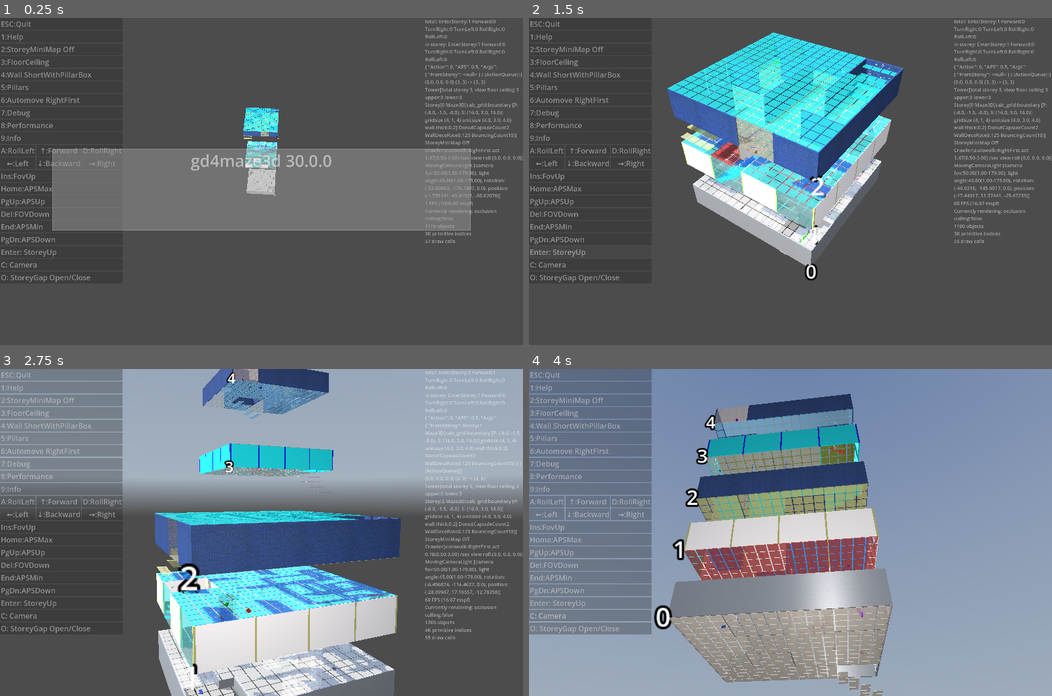
Above: before the commit, frames 1-4 (two rows, left to right).
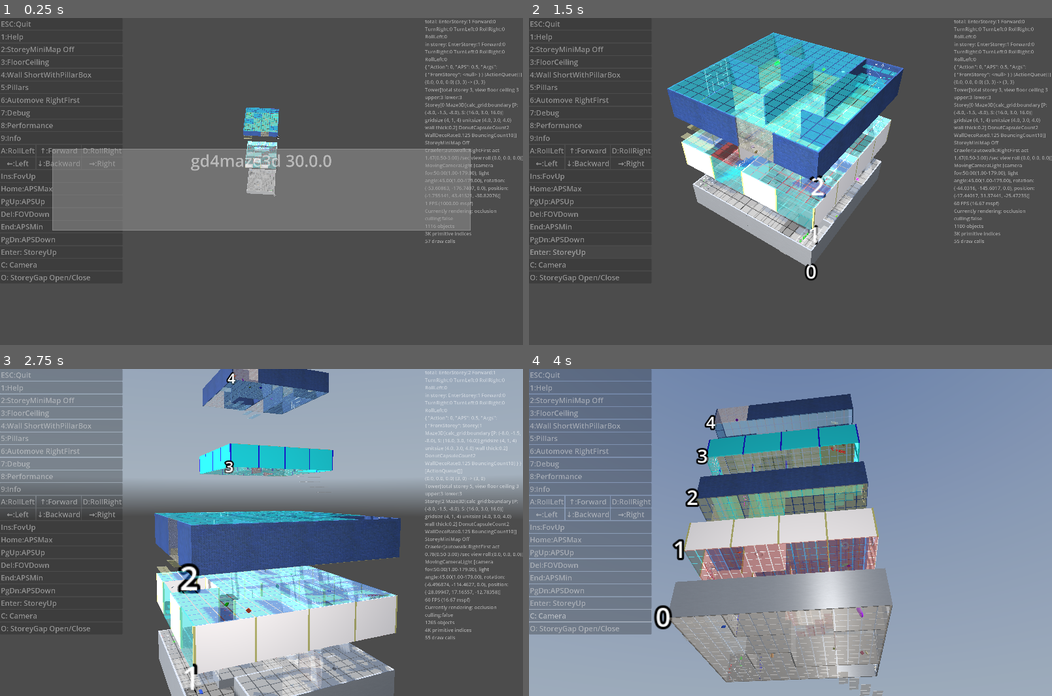
Above: after the commit, the same moments.

Repository: kasworld/gd4maze3d
Game: Godot game, scene res://main.tscn
The game is run twice, just before and just after one commit, with the same random seed, the same clock (stepped at 60 frames per second) and the same inputs. A sky picture missing from this copy of the repository is replaced by a grey-blue gradient.
Inputs (mouse positions are in pixels of both pictures, inside the frame that each line leads up to):
- Up to frame 1 (0.25 s): no input
- Up to frame 2 (1.5 s): click "Enter: StoreyUp" at 0.5 s; click "Enter: StoreyUp" at 1.25 s
- Up to frame 3 (2.75 s): tap Enter at 2 s; move the mouse to (376, 516) at 2.02 s; hold Right from 2.03 s (still down); tap Q at 2.1 s; click (376, 516) at 2.17 s
- Up to frame 4 (4 s): move the mouse to (685, 548) at 2.77 s; release Right at 2.78 s; hold Down 2.78-3.53 s; tap E at 2.85 s; move the mouse to (842, 460) at 3.52 s; hold Right from 3.53 s (still down); tap 1 at 3.6 s

The runs differ from the first frame. In frame 1, 0.8% of the frame differs, in the area x 46-54%, y 27-53%; in frame 2, 11%, in the area x 26-71%, y 4-73%; in frame 3, 9.3%; in frame 4, 6.6%.

Commit message:
change MakeMultiMeshColorMaterial arg

Diff:
--- a/maze_3d/maze_3d.gd
+++ b/maze_3d/maze_3d.gd
@@ -82,10 +82,10 @@
 
 func init_floor_ceiling(grid_count :Vector2i, height :float, size_rate :float, co_floor :Color, co_ceiling :Color) -> Maze3D:
 	var net_size :Vector2 = PreCalced.SizeWithWallV2
-	$Floor.init_tile_grid_with_box( Vector3(net_size.x, net_size.y, height), grid_count, size_rate, co_floor)
+	$Floor.init_tile_grid_with_box( Vector3(net_size.x, net_size.y, height), grid_count, size_rate, co_floor, true)
 	$Floor.rotation.x = PI/2
 	$Floor.position.y -= calc_grid.unit_size.y/2 +height/2
-	$Ceiling.init_tile_grid_with_box(Vector3(net_size.x, net_size.y, height), grid_count, size_rate, co_ceiling)
+	$Ceiling.init_tile_grid_with_box(Vector3(net_size.x, net_size.y, height), grid_count, size_rate, co_ceiling, true)
 	$Ceiling.rotation.x = PI/2
 	$Ceiling.position.y += calc_grid.unit_size.y/2 +height/2
 	return self
--- a/multi_mesh_shape/multi_mesh_shape.gd
+++ b/multi_mesh_shape/multi_mesh_shape.gd
@@ -2,14 +2,11 @@
 class_name MultiMeshShape
 
 ## for multimesh use only
-static func MakeMultiMeshColorMaterial(alpha :float = 1.0) -> StandardMaterial3D:
+static func MakeMultiMeshColorMaterial(transparent :bool = false, co :Color = Color.WHITE) -> StandardMaterial3D:
 	var mat := StandardMaterial3D.new()
 	# draw call 이 TRANSPARENCY_ALPHA 인 경우만 줄어든다. 버그인가?
-	if alpha >= 1.0:
-		mat.transparency = BaseMaterial3D.TRANSPARENCY_DISABLED
-	else:
-		mat.transparency = BaseMaterial3D.TRANSPARENCY_ALPHA
-	mat.albedo_color = Color(Color.WHITE,alpha)
+	mat.transparency = BaseMaterial3D.TRANSPARENCY_ALPHA if transparent else BaseMaterial3D.TRANSPARENCY_DISABLED
+	mat.albedo_color = co # Color.WHITE #Color(Color.WHITE,transparent)
 	mat.vertex_color_use_as_albedo = true
 
 	#mat.metallic = 1.0
@@ -21,13 +18,13 @@
 
 # example usage ################################################################
 
-func init_집중선(r :float, start:float, end:float, depth :float, count :int, co :Color, alpha :float = 1.0) -> MultiMeshShape:
+func init_집중선(r :float, start:float, end:float, depth :float, count :int, co :Color, transparent :bool = false) -> MultiMeshShape:
 	var 구분선 := BoxMesh.new()
 	var 길이 := r*(end-start)
 	구분선.size = Vector3(길이, depth/10, depth )
 	var cell각도 := 2.0*PI / count
 	var radius := r-길이/2
-	구분선.material = MakeMultiMeshColorMaterial(alpha)
+	구분선.material = MakeMultiMeshColorMaterial(transparent)
 	init_with_color_mesh(구분선, count)
 	for i in count:
 		var rad := cell각도 *i + cell각도/2
@@ -37,10 +34,10 @@
 		set_inst_color(i, co)
 	return self
 
-func init_bar_gauge_y(count :int, sz :Vector3, co1 :Color, co2 :Color, alpha :float = 1.0, gaprate :float = 0.1) -> MultiMeshShape:
+func init_bar_gauge_y(count :int, sz :Vector3, co1 :Color, co2 :Color, transparent :bool = false, gaprate :float = 0.1) -> MultiMeshShape:
 	var mesh := BoxMesh.new()
 	mesh.size = Vector3(sz.x, sz.y / count * (1-gaprate) , sz.z)
-	mesh.material = MakeMultiMeshColorMaterial(alpha)
+	mesh.material = MakeMultiMeshColorMaterial(transparent)
 	init_with_color_mesh(mesh, count)
 	for i in count:
 		var rate := (i as float) / (count as float)
@@ -49,9 +46,9 @@
 		set_inst_color(i, lerp(co1, co2, rate) )
 	return self
 
-func init_wire_box(box_size :Vector3, wire_width :float, co :Color, alpha :float = 1.0) -> MultiMeshShape:
+func init_wire_box(box_size :Vector3, wire_width :float, co :Color, transparent :bool = false) -> MultiMeshShape:
 	var mesh := BoxMesh.new()
-	mesh.material = MakeMultiMeshColorMaterial(alpha)
+	mesh.material = MakeMultiMeshColorMaterial(transparent)
 	init_with_color_mesh(mesh, 12, false)
 	set_color_all(co)
 	var wire_scale := Vector3(wire_width, wire_width, box_size.z)
@@ -84,9 +81,9 @@
 			i += 1
 	return self
 
-func init_spheres_by_point_list(point_list :Array, point_radius :float, co :Color, alpha :float = 1.0) -> MultiMeshShape:
+func init_spheres_by_point_list(point_list :Array, point_radius :float, co :Color, transparent :bool = false) -> MultiMeshShape:
 	var sp_mesh := SphereMesh.new()
-	sp_mesh.material = MakeMultiMeshColorMaterial(alpha)
+	sp_mesh.material = MakeMultiMeshColorMaterial(transparent)
 	sp_mesh.radius = point_radius
 	sp_mesh.height = point_radius*2
 	return init_meshs_by_point_list(sp_mesh, point_list, co)
@@ -98,9 +95,9 @@
 		multimesh.set_instance_transform(i, Transform3D(Basis(), point_list[i]))
 	return self
 
-func multi_line_by_pos(pos_list:Array, wire_width :float, co :Color, alpha :float = 1.0) -> MultiMeshShape:
+func multi_line_by_pos(pos_list:Array, wire_width :float, co :Color, transparent :bool = false) -> MultiMeshShape:
 	var mesh := BoxMesh.new()
-	mesh.material = MakeMultiMeshColorMaterial(alpha)
+	mesh.material = MakeMultiMeshColorMaterial(transparent)
 	return multi_mesh_line_by_pos(mesh, pos_list, wire_width, co)
 
 func multi_mesh_line_by_pos(mesh :Mesh, pos_list:Array, wire_width :float, co :Color) -> MultiMeshShape:
--- a/storey/storey.gd
+++ b/storey/storey.gd
@@ -97,8 +97,8 @@
 	maze3d = preload("res://maze_3d/maze_3d.tscn").instantiate(
 		).init_params(maze2d, cell_size, cell_size.y *0.05, 1.0/(grid_size.x*grid_size.y)
 		).init_floor_ceiling(grid_size*4, floor_ceiling_height, 0.9,
-		Color(NamedColors.random_color(), 0.9),
-		Color(NamedColors.random_color(), 0.9),
+		Color(NamedColors.random_color(), 0.5),
+		Color(NamedColors.random_color(), 0.5),
 	)
 	storey_height = cell_size.y + floor_ceiling_height * 2
 	add_child(maze3d)
--- a/tile_grid/tile_grid.gd
+++ b/tile_grid/tile_grid.gd
@@ -134,7 +134,7 @@
 	var image_size := image.get_size()
 	var image_scale :float = min(tg_size.x/image_size.x, tg_size.y/image_size.y)
 	var prop_size := Vector3(image_size.x*image_scale, image_size.y*image_scale, tg_size.z)
-	init_tile_grid_with_box(prop_size, image_size, pixel_rate, Color(Color.WHITE, 0.9))
+	init_tile_grid_with_box(prop_size, image_size, pixel_rate, Color.WHITE, true)
 	calc_grid.iter_ixyz(func(_index:int,xi:int,yi:int,_zi:int):
 		var co :Color = image.get_pixel(xi,yi)
 		set_tile_color_at(xi,image_size.y-yi-1,co)
@@ -142,15 +142,15 @@
 	return self
 
 
-func init_tile_grid_with_box(total_size :Vector3, grid_count :Vector2i, gap_rate :float, co :Color) -> TileGrid:
+func init_tile_grid_with_box(total_size :Vector3, grid_count :Vector2i, gap_rate :float, co :Color, transparent :bool = false) -> TileGrid:
 	var calc_grid_a := MakeCalcGrid(total_size,grid_count)
 	var mesh := BoxMesh.new()
 	mesh.size = calc_grid_a.unit_size *gap_rate
-	mesh.material = MakeMultiMeshColorMaterial(co.a)
+	mesh.material = MakeMultiMeshColorMaterial(transparent)
 	init_tile_grid_with_mesh(mesh, calc_grid_a, co)
 	return self
 
-func init_tile_grid_with_cylinder(total_size :Vector3, grid_count :Vector2i, gap_rate :float, radial_segments :int, co :Color) -> TileGrid:
+func init_tile_grid_with_cylinder(total_size :Vector3, grid_count :Vector2i, gap_rate :float, radial_segments :int, co :Color, transparent :bool = false) -> TileGrid:
 	var calc_grid_a := MakeCalcGrid(total_size,grid_count)
 	var mesh := CylinderMesh.new()
 	var v2 := Vector2(calc_grid_a.unit_size.x, calc_grid_a.unit_size.y)
@@ -158,28 +158,28 @@
 	mesh.bottom_radius = v2.length() / 2 * gap_rate
 	mesh.height = calc_grid_a.unit_size.z
 	mesh.radial_segments = radial_segments
-	mesh.material = MakeMultiMeshColorMaterial(co.a)
+	mesh.material = MakeMultiMeshColorMaterial(transparent)
 	init_tile_grid_with_mesh(mesh, calc_grid_a, co)
 	tile_rotation_x = PI/2
 	return self
 
-func init_tile_grid_with_plane(total_size :Vector3, grid_count :Vector2i, gap_rate :float, co :Color) -> TileGrid:
+func init_tile_grid_with_plane(total_size :Vector3, grid_count :Vector2i, gap_rate :float, co :Color, transparent :bool = false) -> TileGrid:
 	var calc_grid_a := MakeCalcGrid(total_size,grid_count)
 	var mesh := PlaneMesh.new()
 	mesh.size = Vector2(calc_grid_a.unit_size.x,calc_grid_a.unit_size.y) *gap_rate
-	mesh.material = MakeMultiMeshColorMaterial(co.a)
+	mesh.material = MakeMultiMeshColorMaterial(transparent)
 	init_tile_grid_with_mesh(mesh, calc_grid_a, co)
 	tile_rotation_x = PI/2
 	return self
 
-func init_tile_grid_with_sphere(total_size :Vector3, grid_count :Vector2i, gap_rate :float, co :Color) -> TileGrid:
+func init_tile_grid_with_sphere(total_size :Vector3, grid_count :Vector2i, gap_rate :float, co :Color, transparent :bool = false) -> TileGrid:
 	var calc_grid_a := MakeCalcGrid(total_size,grid_count)
 	var mesh := SphereMesh.new()
 	mesh.radius = calc_grid_a.unit_size.x *gap_rate /2
 	mesh.height = calc_grid_a.unit_size.y *gap_rate
 	mesh.radial_segments = 4
 	mesh.rings = 1
-	mesh.material = MakeMultiMeshColorMaterial(co.a)
+	mesh.material = MakeMultiMeshColorMaterial(transparent)
 	init_tile_grid_with_mesh(mesh, calc_grid_a, co)
 	return self
 
--- a/wire_net/wire_net.gd
+++ b/wire_net/wire_net.gd
@@ -39,16 +39,16 @@
 var h_count :int
 var v_count :int
 
-func init(net_size :Vector2, grid_count :Vector2i, wire_width :float, wire_height :float, co :Color, alpha :float = 1.0) -> WireNet:
-	init_wire_H(net_size,grid_count,wire_width,wire_height,co,alpha)
-	init_wire_V(net_size,grid_count,wire_width,wire_height,co,alpha)
+func init(net_size :Vector2, grid_count :Vector2i, wire_width :float, wire_height :float, co :Color, transparent :bool = false) -> WireNet:
+	init_wire_H(net_size,grid_count,wire_width,wire_height,co,transparent)
+	init_wire_V(net_size,grid_count,wire_width,wire_height,co,transparent)
 	return self
 
-func init_wire_H(net_size :Vector2, grid_count :Vector2i, wire_width :float, wire_height :float, co :Color, alpha :float = 1.0) -> WireNet:
+func init_wire_H(net_size :Vector2, grid_count :Vector2i, wire_width :float, wire_height :float, co :Color, transparent :bool = false) -> WireNet:
 	h_count = grid_count.y
 	var mesh := BoxMesh.new()
 	mesh.size = Vector3(net_size.x, wire_width, wire_height)
-	mesh.material = MultiMeshShape.MakeMultiMeshColorMaterial(alpha)
+	mesh.material = MultiMeshShape.MakeMultiMeshColorMaterial(transparent)
 	$WireH.init_with_color_mesh(mesh, h_count)
 	var pos_shift := -Vector3(net_size.x, net_size.y, 0)/2
 	for i in h_count:
@@ -60,11 +60,11 @@
 	return self
 
 
-func init_wire_V(net_size :Vector2, grid_count :Vector2i, wire_width :float, wire_height :float, co :Color, alpha :float = 1.0) -> WireNet:
+func init_wire_V(net_size :Vector2, grid_count :Vector2i, wire_width :float, wire_height :float, co :Color, transparent :bool = false) -> WireNet:
 	v_count = grid_count.x
 	var mesh := BoxMesh.new()
 	mesh.size = Vector3(wire_width, net_size.y, wire_height)
-	mesh.material = MultiMeshShape.MakeMultiMeshColorMaterial(alpha)
+	mesh.material = MultiMeshShape.MakeMultiMeshColorMaterial(transparent)
 	$WireV.init_with_color_mesh(mesh, v_count)
 	var pos_shift := -Vector3(net_size.x, net_size.y, 0)/2
 	for i in v_count:
